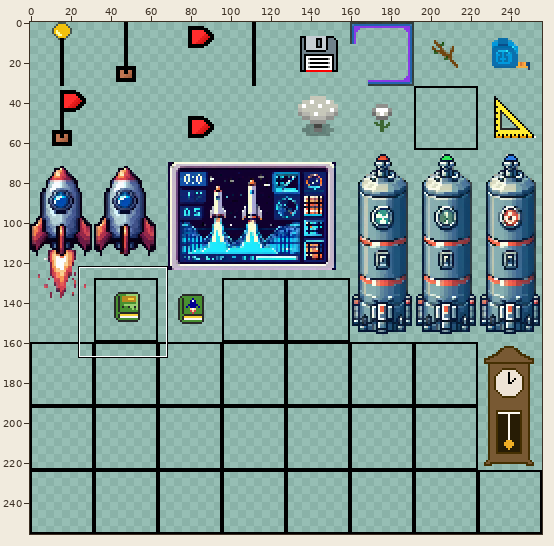
Two states of a sprite sheet, discoveryworld/assets/placeholder/instruments2.png. The first picture is a wide view before the edit; the outline marks the close-up.
Close-up. Earlier state:
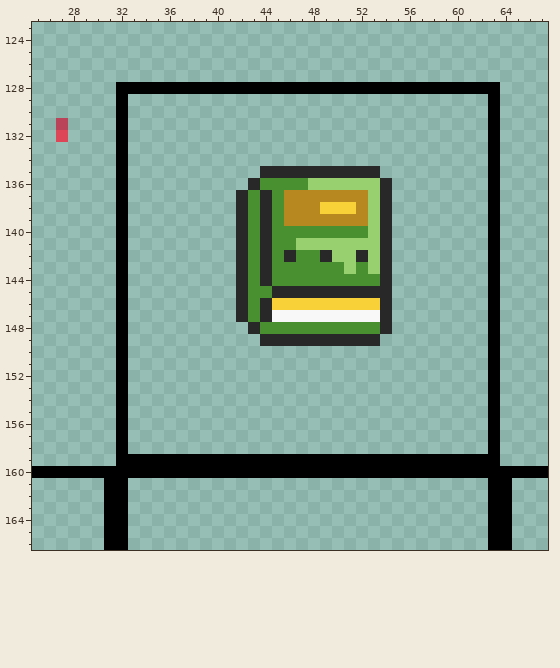
The file is 256x256 pixels. Shown: x 25..67, y 123..166.
After the commit:
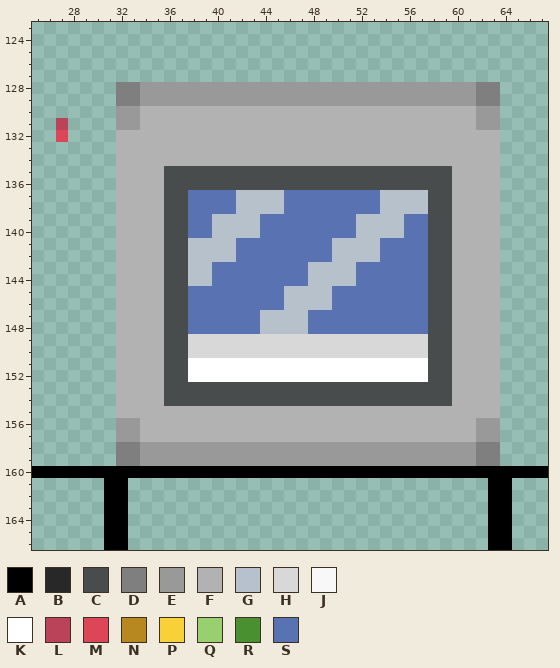
Palette (. is transparent): A #000000  B #282828  C #484c4c  D #7f7f7f  E #999999  F #b2b2b2  G #b7c1cc  H #d8d8d8  J #f8f8f8  K #ffffff  L #ba4359  M #dc4656  N #b88820  P #f8d038  Q #98d070  R #489030  S #5972b2
Log entry: Improve sprite for load cell interface. Edit Task description for rocket science
Difference:
@@ x 25..67 @@
 127 ...........................................
-128 .......AAAAAAAAAAAAAAAAAAAAAAAAAAAAAAAA....
-129 .......A..............................A....
-130 .......A..............................A....
-131 ..L....A..............................A....
-132 ..M....A..............................A....
-133 .......A..............................A....
-134 .......A..............................A....
-135 .......A...........BBBBBBBBBB.........A....
-136 .......A..........BRRRRQQQQQQB........A....
-137 .......A.........BRBRNNNNNNNQB........A....
-138 .......A.........BRBRNNNPPPNQB........A....
-139 .......A.........BRBRNNNNNNNQB........A....
-140 .......A.........BRBRRRRRRRRQB........A....
-141 .......A.........BRBRRQQQQQQQB........A....
-142 .......A.........BRBRBRRBQQBQB........A....
-143 .......A.........BRBRRRRRRQRQB........A....
-144 .......A.........BRBRRRRRRRRRB........A....
-145 .......A.........BRRBBBBBBBBBB........A....
-146 .......A.........BRBPPPPPPPPPB........A....
-147 .......A.........BRBJJJJJJJJJB........A....
-148 .......A..........BRRRRRRRRRRB........A....
-149 .......A...........BBBBBBBBBB.........A....
-150 .......A..............................A....
-151 .......A..............................A....
-152 .......A..............................A....
-153 .......A..............................A....
-154 .......A..............................A....
-155 .......A..............................A....
-156 .......A..............................A....
-157 .......A..............................A....
-158 .......A..............................A....
-159 .......AAAAAAAAAAAAAAAAAAAAAAAAAAAAAAAA....
+128 .......DDEEEEEEEEEEEEEEEEEEEEEEEEEEEEDD....
+129 .......DDEEEEEEEEEEEEEEEEEEEEEEEEEEEEDD....
+130 .......EEFFFFFFFFFFFFFFFFFFFFFFFFFFFFEE....
+131 ..L....EEFFFFFFFFFFFFFFFFFFFFFFFFFFFFEE....
+132 ..M....FFFFFFFFFFFFFFFFFFFFFFFFFFFFFFFF....
+133 .......FFFFFFFFFFFFFFFFFFFFFFFFFFFFFFFF....
+134 .......FFFFFFFFFFFFFFFFFFFFFFFFFFFFFFFF....
+135 .......FFFFCCCCCCCCCCCCCCCCCCCCCCCCFFFF....
+136 .......FFFFCCCCCCCCCCCCCCCCCCCCCCCCFFFF....
+137 .......FFFFCCSSSSGGGGSSSSSSSSGGGGCCFFFF....
+138 .......FFFFCCSSSSGGGGSSSSSSSSGGGGCCFFFF....
+139 .......FFFFCCSSGGGGSSSSSSSSGGGGSSCCFFFF....
+140 .......FFFFCCSSGGGGSSSSSSSSGGGGSSCCFFFF....
+141 .......FFFFCCGGGGSSSSSSSSGGGGSSSSCCFFFF....
+142 .......FFFFCCGGGGSSSSSSSSGGGGSSSSCCFFFF....
+143 .......FFFFCCGGSSSSSSSSGGGGSSSSSSCCFFFF....
+144 .......FFFFCCGGSSSSSSSSGGGGSSSSSSCCFFFF....
+145 .......FFFFCCSSSSSSSSGGGGSSSSSSSSCCFFFF....
+146 .......FFFFCCSSSSSSSSGGGGSSSSSSSSCCFFFF....
+147 .......FFFFCCSSSSSSGGGGSSSSSSSSSSCCFFFF....
+148 .......FFFFCCSSSSSSGGGGSSSSSSSSSSCCFFFF....
+149 .......FFFFCCHHHHHHHHHHHHHHHHHHHHCCFFFF....
+150 .......FFFFCCHHHHHHHHHHHHHHHHHHHHCCFFFF....
+151 .......FFFFCCKKKKKKKKKKKKKKKKKKKKCCFFFF....
+152 .......FFFFCCKKKKKKKKKKKKKKKKKKKKCCFFFF....
+153 .......FFFFCCCCCCCCCCCCCCCCCCCCCCCCFFFF....
+154 .......FFFFCCCCCCCCCCCCCCCCCCCCCCCCFFFF....
+155 .......FFFFFFFFFFFFFFFFFFFFFFFFFFFFFFFF....
+156 .......EEFFFFFFFFFFFFFFFFFFFFFFFFFFFFEE....
+157 .......EEFFFFFFFFFFFFFFFFFFFFFFFFFFFFEE....
+158 .......DDEEEEEEEEEEEEEEEEEEEEEEEEEEEEDD....
+159 .......DDEEEEEEEEEEEEEEEEEEEEEEEEEEEEDD....
 160 AAAAAAAAAAAAAAAAAAAAAAAAAAAAAAAAAAAAAAAAAAA
